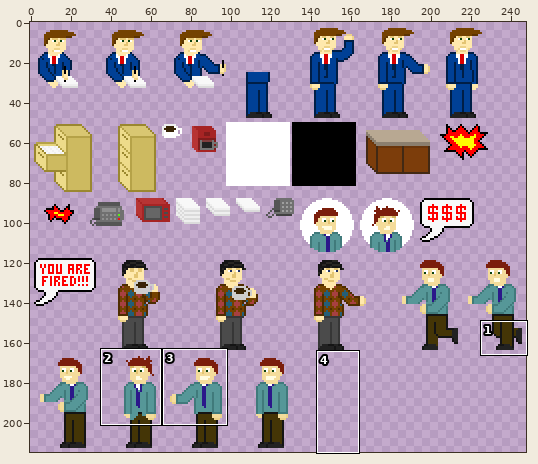
A sprite sheet gets an edit: src/assets/media/sprites.png. Above: a wide view before the commit, with the close-up outlined.
Close-up. The starting point:
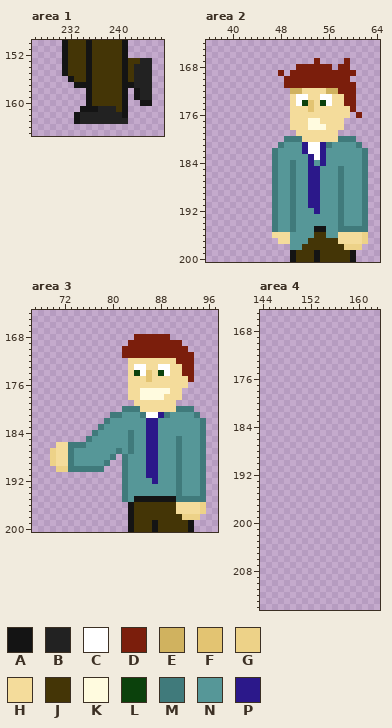
The file is 248x215 pixels. Pixels under 10% opacity are left out. Colours within 5 levels of each other are drawn and written as one. Shown: area 1: x 226..247, y 150..165; area 2: x 36..64, y 164..200; area 3: x 67..97, y 164..200; area 4: x 144..163, y 165..214. The commit also changed other parts of the picture, which this record leaves out.
Palette (. is transparent): A #141414  B #222222  C #ffffff  D #7b1e0c  E #d0b25f  F #e3c472  G #edd288  H #f4dc9b  J #443506  K #fffbdf  L #0b410c  M #407a7b  N #569798  P #2b188a
Pixels before, area 1, first column x 231:
150 AJJJAJJJJJA....
151 AJJJAJJJJJA....
152 AJJJAJJJJJA....
153 AJJJAJJJJJAJJBB
154 AJJJAJJJJJAJBBB
155 AJJJAJJJJJAJBBB
156 .AJJAJJJJJAJBBB
157 ..AAAJJJJJAABBB
158 ....AJJJJJA.ABB
159 ....AJJJJJA.ABB
160 ....AJJJJJA..AA
161 ...AAABBBJA....
162 ..ABBBBBBBA....
163 ..ABBBBBBBB....
Pixels before, area 2, first column x 47:
167 .......D....D...
168 ....DDDDDD.DD...
169 .D.DDDDDDDDDDD..
170 ..DDDDDDDDDDD...
171 ..DDDDDDDDDDDD..
172 ...EEHHHHEEDDD..
173 ...HCCHHCCHHDD..
174 ...HCLFHLCHHDD..
175 ...HHHFHHHHHHD..
176 ...HHHHHHHHHH.D.
177 ...HHHKKHHHH....
178 ...HHHKKKHHH....
179 ....HHHHHHH.....
180 ..MMMHHHHHHMMM..
181 .MNNNPCCPMNNNNM.
182 MNNNNPCCPNNNNNNM
183 MNNNNNPCPNNNNNNM
184 MNNMNNPNPNNNNNNM
185 MNNMNNPPNNNMNNNM
186 MNNMNNPPNNNMNNNM
187 MNNMNNPPNNNMNNNM
188 MNNMNNPPNNNMNNNM
189 MNNMNNPPNNNMNNNM
190 MNNMNNPPNNNMNNNM
191 MNNMNNPPNNNMNNNM
192 MNNMNNNPNNNMNNNM
193 MNNMNNNNNNNMNNNM
194 MNNMNNNNNNNMNNNM
195 MNNMNNNAANNMMMMM
196 HHHNNNNJJNNHHHHG
197 .HHNNNJJJJJHHHHG
198 ...NNJJJJJJJGGG.
199 ...AJJJAJJJJJA..
200 ...AJJJAJJJJJA..
Pixels before, area 3, first column x 70:
168 ..............DDDDDD......
169 .............DDDDDDDDD....
170 ............DDDDDDDDDDD...
171 ............DDDDDDDDDDDD..
172 .............HHHHHHHHDDD..
173 .............HCCHHCCHHDD..
174 .............HLCFHLCHHDD..
175 .............HHHFHHHHHHD..
176 .............HHHHHHHHHH...
177 .............HHKKKKKHH....
178 .............HHKKKKHHH....
179 ..............HHHHHHH.....
180 ............MMMHHHHHHMMM..
181 ..........MMNNNMCCPMNNNNM.
182 .........MNNNNNNPPNNNNNNNM
183 ........MNNNNNNNPPNNNNNNNM
184 .......MNNNNNMNNPPNNNNNNNM
185 ......MNNNNNNMNNPPNNNMNNNM
186 .HHMMMNNNNNNNMNNPPNNNMNNNM
187 GHHMNNNNNNNMNMNNPPNNNMNNNM
188 GHHMNNNNNNM.MNNNPPNNNMNNNM
189 GHHMNNNNNM..MNNNPPNNNMNNNM
190 .GGMMMMMM...MNNNPPNNNMNNNM
191 ............MNNNPPNNNMNNNM
192 ............MNNNNPNNNMNNNM
193 ............MNNNNNNNNMNNNM
194 ............MNNNNNNNNMNNNM
195 ............MNAAAAAAAMMMMM
196 .............AJJJJJJJHHHHG
197 .............AJJJJJJJHHHHG
198 .............AJJJJJJJJGGG.
199 .............AJJJAJJJJJA..
200 .............AJJJAJJJJJA..
And afterwards:
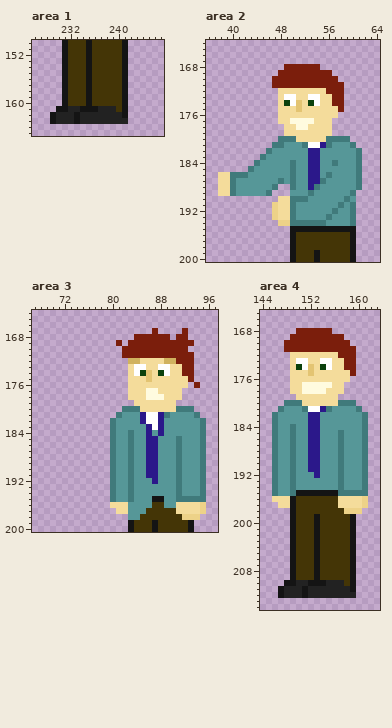
The exact change:
Changed rows in their new state; - is an unchanged pixel.
Area 1:
first column x 229:
153 -------------....
154 -------------....
155 -------------....
156 --AJ---------....
157 --AJJJ-------....
158 --AJJJ--------...
159 --AJJJ--------...
160 --AJJJ---------..
161 -AABB------------
162 ABBB-------------
163 ABBB-------------
Area 2:
first column x 38:
167 ----------------.----.---
168 -----------DD----..-..---
169 -----------D-------....--
170 ---------DD---------..---
171 ---------DD----------..--
172 ----------HHHH----DD-..--
173 ----------HCCHHCCHHDD..--
174 ----------HLCFHLCHHDD..--
175 ----------HH-F-H----D..--
176 ----------HH--------..-.-
177 ----------HHKKK-H--..----
178 -----------H-KKHHH-..----
179 -----------HH------.-----
180 ----------M--H----MM--.--
181 ---------M----M-------M.-
182 --------MN----NPPN-----M.
183 -------MNN------PN-----M.
184 ------MNNN------PN-M---M.
185 -----MNNNN----------N--M.
186 HHMMMNNNNN--------M-N--M.
187 HHMNNNNNNNM------M--N--M.
188 HHMNNNNNN-..----M---N--M.
189 HHMNNNNNM...N--MN---N-M..
190 ---------.HH-MMNN---NM-..
191 ---------GHH---NN-----M..
192 ---------GHH----N--MN-M..
193 ---------GHH------M-N-M..
194 ---------.GG-MMMMM--N-M..
195 ---------...AAAA--AAAAA..
196 ---------...AJJJ--JJJJA..
197 ----------..AJJ-----JJA..
198 ------------AJ-------JA.-
Area 3:
first column x 70:
167 -----------------D----D--
168 ---------------------DD--
169 -----------D----------DD-
172 -------------EE----EE----
174 --------------CL---------
176 ------------------------D
177 ---------------H--HH-----
178 ---------------H---------
181 ----------.----P---------
182 ---------.M----PCCP------
183 --------..M------CP------
184 -------...M------NP------
185 ------....M--------------
186 -.........M--------------
187 ..........MN-------------
188 ..........-NNM-----------
189 ..........MNNM-----------
190 -........-MNNM-----------
191 ----------MNNM-----------
192 ----------MNNM-----------
193 ----------MNNM-----------
194 ----------MNNM-----------
195 ----------MNNMNNN--NN----
196 ----------HHHNNNN--NN----
197 -----------HHNNN---------
198 -------------NN----------
Area 4:
first column x 146:
168 ----DDDDDD------
169 ---DDDDDDDDD----
170 --DDDDDDDDDDD---
171 --DDDDDDDDDDDD--
172 ---HHHHHHHHDDD--
173 ---HCCHHCCHHDD--
174 ---HLCFHLCHHDD--
175 ---HHHFHHHHHHD--
176 ---HHHHHHHHHH---
177 ---HHKKKKKHH----
178 ---HHKKKKHHH----
179 ----HHHHHHH-----
180 --MMMHHHHHHMMM--
181 -MNNNMCCPMNNNNM-
182 MNNNNNPPNNNNNNNM
183 MNNNNNPPNNNNNNNM
184 MNNMNNPPNNNNNNNM
185 MNNMNNPPNNNMNNNM
186 MNNMNNPPNNNMNNNM
187 MNNMNNPPNNNMNNNM
188 MNNMNNPPNNNMNNNM
189 MNNMNNPPNNNMNNNM
190 MNNMNNPPNNNMNNNM
191 MNNMNNPPNNNMNNNM
192 MNNMNNNPNNNMNNNM
193 MNNMNNNNNNNMNNNM
194 MNNMNNNNNNNMNNNM
195 MNNMAAAAAAAMMMMM
196 HHHAJJJJJJJHHHHG
197 -HHAJJJJJJJHHHHG
198 ---AJJJJJJJJGGG-
199 ---AJJJAJJJJJA--
200 ---AJJJAJJJJJA--
201 ---AJJJAJJJJJA--
202 ---AJJJAJJJJJA--
203 ---AJJJAJJJJJA--
204 ---AJJJAJJJJJA--
205 ---AJJJAJJJJJA--
206 ---AJJJAJJJJJA--
207 ---AJJJAJJJJJA--
208 ---AJJJAJJJJJA--
209 ---AJJJAJJJJJA--
210 --AABBAAABBBJA--
211 -ABBBABBBBBBBA--
212 -ABBBABBBBBBBB--
Changed places in both close-ups, as pixel boxes (x1, y1, x2, y2):
erased: (128, 58, 152, 106)
changed: (50, 76, 86, 124)
changed: (218, 58, 368, 250)
changed: (50, 328, 194, 520)
added: (194, 382, 200, 388)
added: (272, 328, 368, 598)
